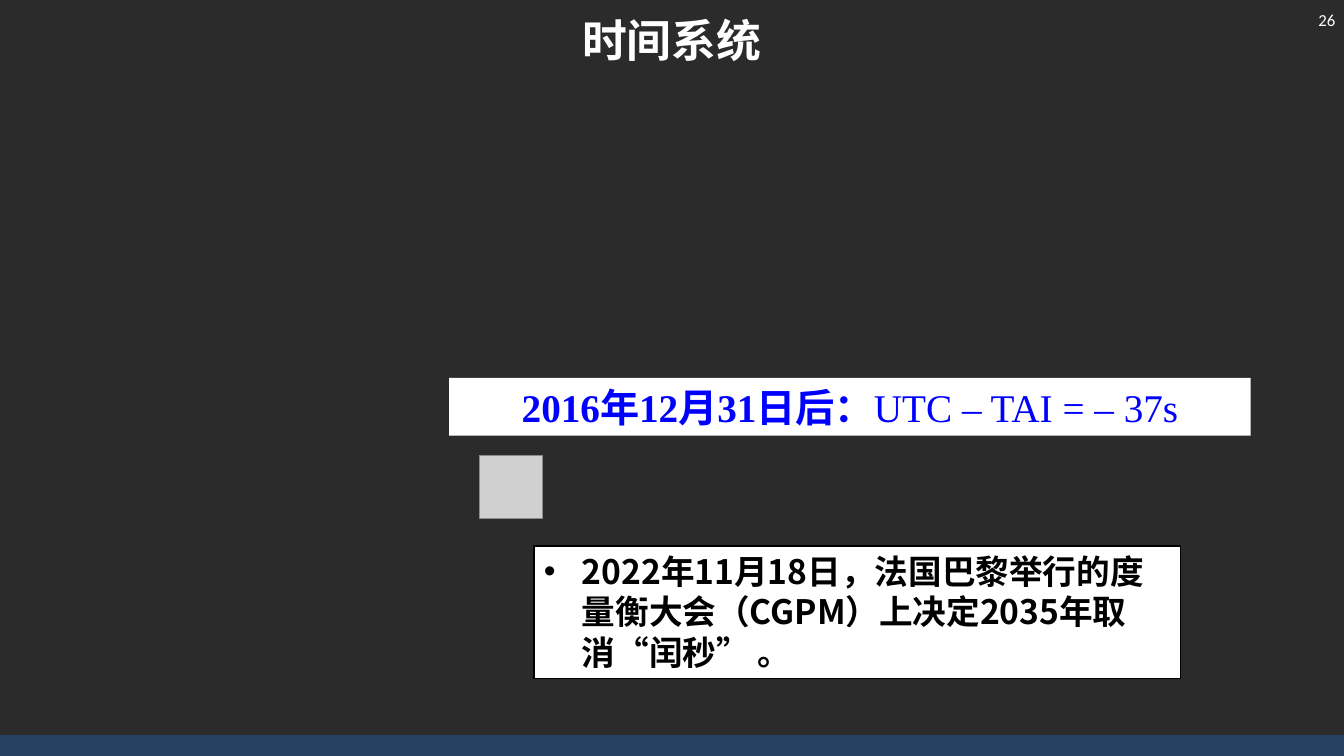
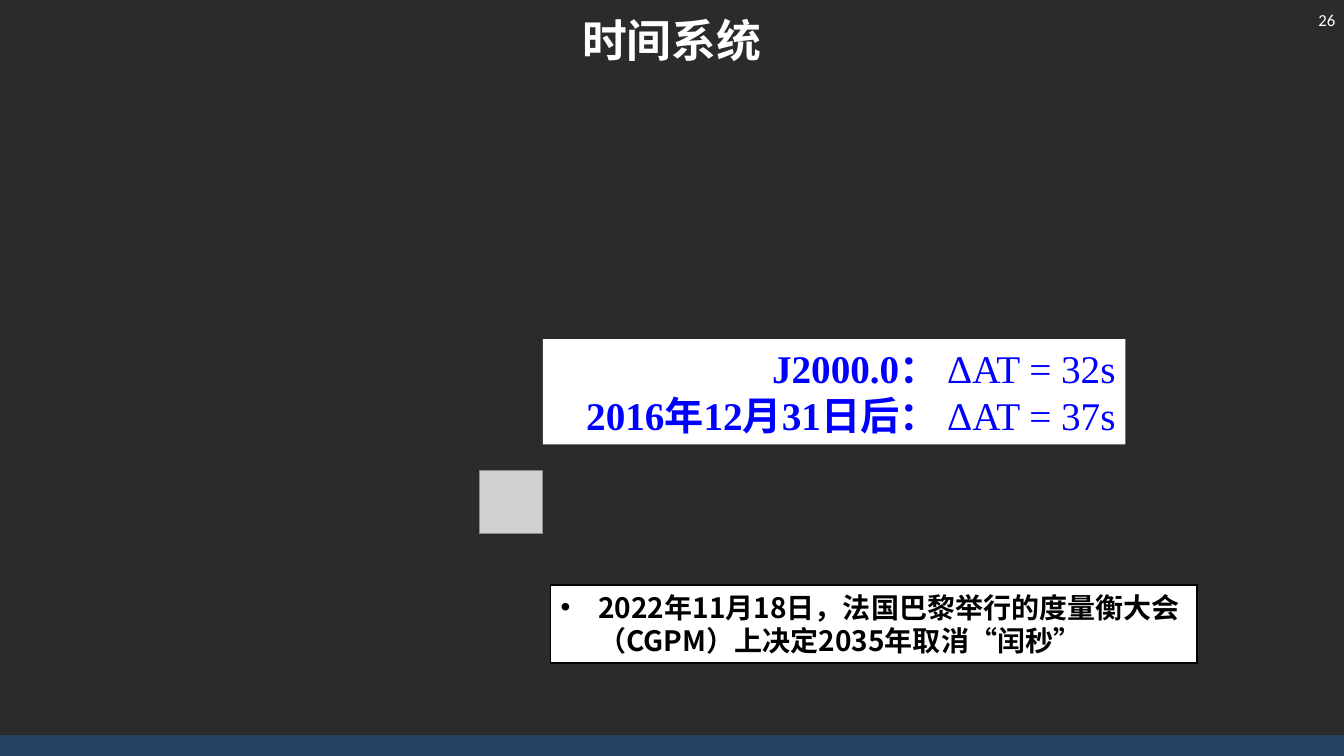
Before and after one commit to AsBackup/DAOSSA, a slide deck: slide 26 of 01 天球概念与时间系统.pptx. Drawn at 1344x756 pixels with LibreOffice and Linux fonts; fonts in the diff are those of the drawing; grey boxes stand for pictures; background and template pictures are left out; a plain dark background stands for a picture behind light text. Boxes give left, top, right and bottom in pixels: in the first picture for what was removed or moved away, otherwise in the second. Text is boxed around its words. In the diff, an @@ line names an element or a change of style, - is before the commit and + after.

```diff
--- a/01 天球概念与时间系统.pptx
+++ b/01 天球概念与时间系统.pptx
@@ rectangle "J2000.0： ΔAT = 32s": place and size @@
-rectangle "J2000.0： ΔAT = 32s" at [450,378,1251,436]
+rectangle "J2000.0： ΔAT = 32s" at [543,339,1126,444]
@@ text in rectangle at [586,357,1115,434]: text changed @@
-2016年12月31日后：UTC – TAI = – 37s
+J2000.0： ΔAT = 32s
+2016年12月31日后： ΔAT = 37s
@@ picture: place and size @@
-picture at [480,456,542,518]
+picture at [480,471,542,533]
@@ rectangle "2022年11月18日，法国巴黎举行的度量衡大会（CGPM）上决定2035年取消“闰秒”": place and size @@
-rectangle "2022年11月18日，法国巴黎举行的度量衡大会（CGPM）上决定2035年取消“闰秒”" at [534,546,1181,679]
+rectangle "2022年11月18日，法国巴黎举行的度量衡大会（CGPM）上决定2035年取消“闰秒”" at [551,585,1197,662]
@@ text in rectangle at [598,594,1179,654]: text changed; size 24 to 20 pt @@
-• 2022年11月18日，法国巴黎举行的度量衡大会（CGPM）上决定2035年取消“闰秒” 。
+• 2022年11月18日，法国巴黎举行的度量衡大会（CGPM）上决定2035年取消“闰秒”
```
Also in this commit, not shown: 6 other slides changed.
